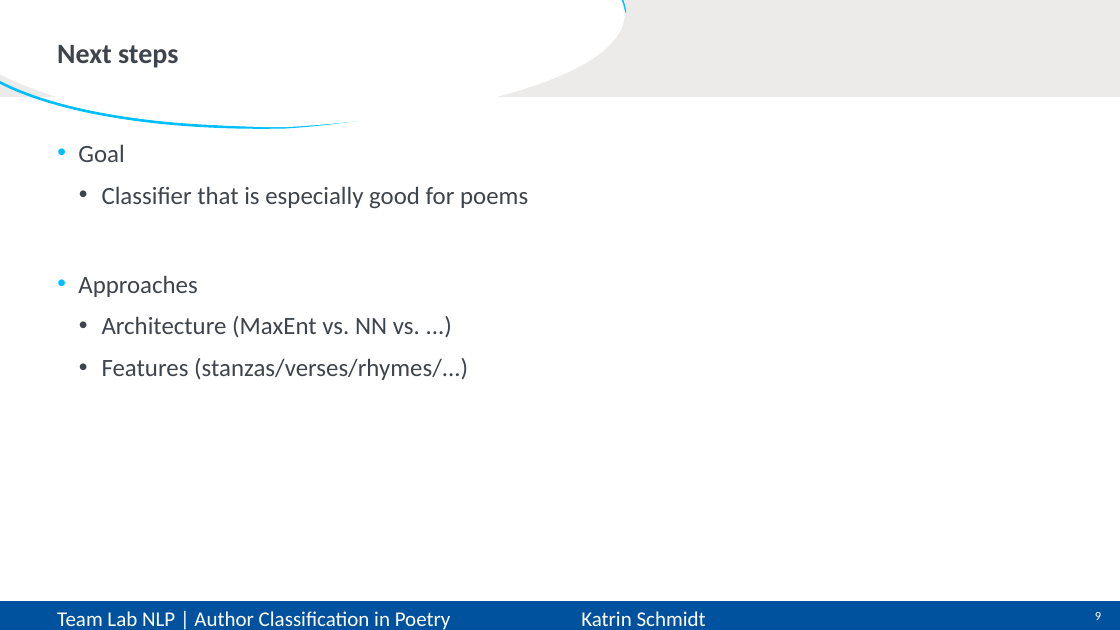
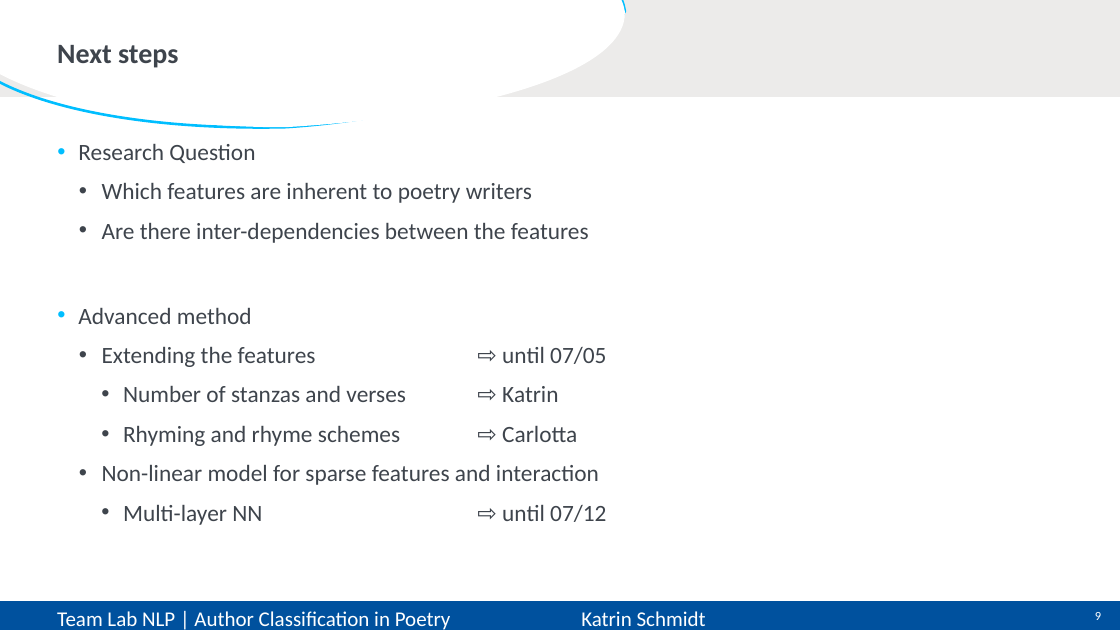
Before and after one commit to CarlottaQuensel/Author_Classification-Team_Lab, a slide deck: slide 9 of reports/TeamLab-presentation.pptx. Drawn at 1120x630 pixels with LibreOffice and Linux fonts; fonts in the diff are those of the drawing. Boxes give left, top, right and bottom in pixels: in the first picture for what was removed or moved away, otherwise in the second. Text is boxed around its words. In the diff, an @@ line names an element or a change of style, - is before the commit and + after.

Commit message:
all presentation vids and updated slides

```diff
--- a/reports/TeamLab-presentation.pptx
+++ b/reports/TeamLab-presentation.pptx
@@ text at [78, 144, 606, 525]: text changed; size 21.3 to 20 pt @@
-• Goal
-  • Classifier that is especially good for poems
-• Approaches
-  • Architecture (MaxEnt vs. NN vs. ...)
-  • Features (stanzas/verses/rhymes/...)
+• Research Question
+  • Which features are inherent to poetry writers
+  • Are there inter-dependencies between the features
+• Advanced method
+  • Extending the features ⇨ until 07/05
+    • Number of stanzas and verses ⇨ Katrin
+    • Rhyming and rhyme schemes ⇨ Carlotta
+  • Non-linear model for sparse features and interaction
+    • Multi-layer NN ⇨ until 07/12
```
Also in this commit, not shown: 6 other files.
